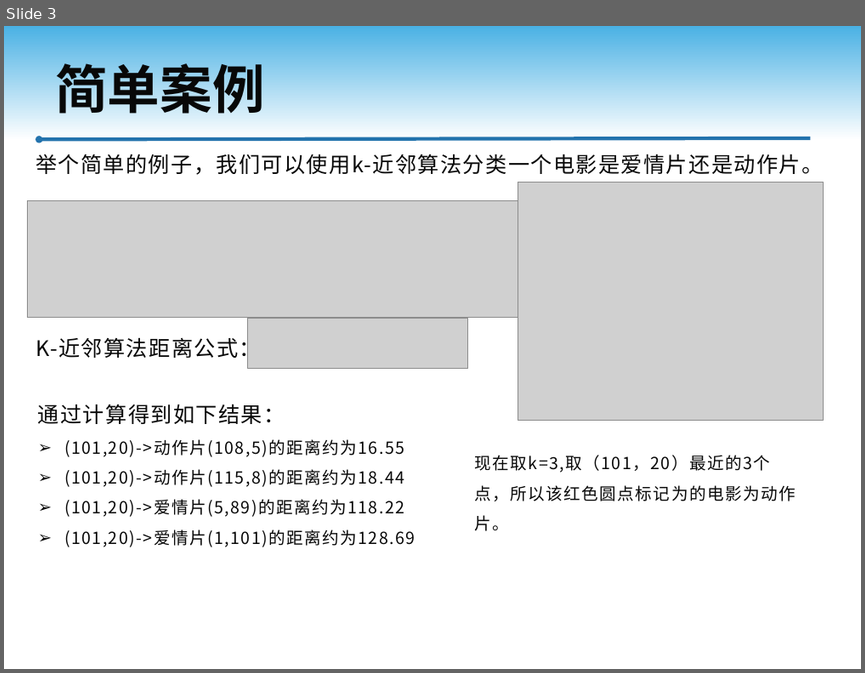
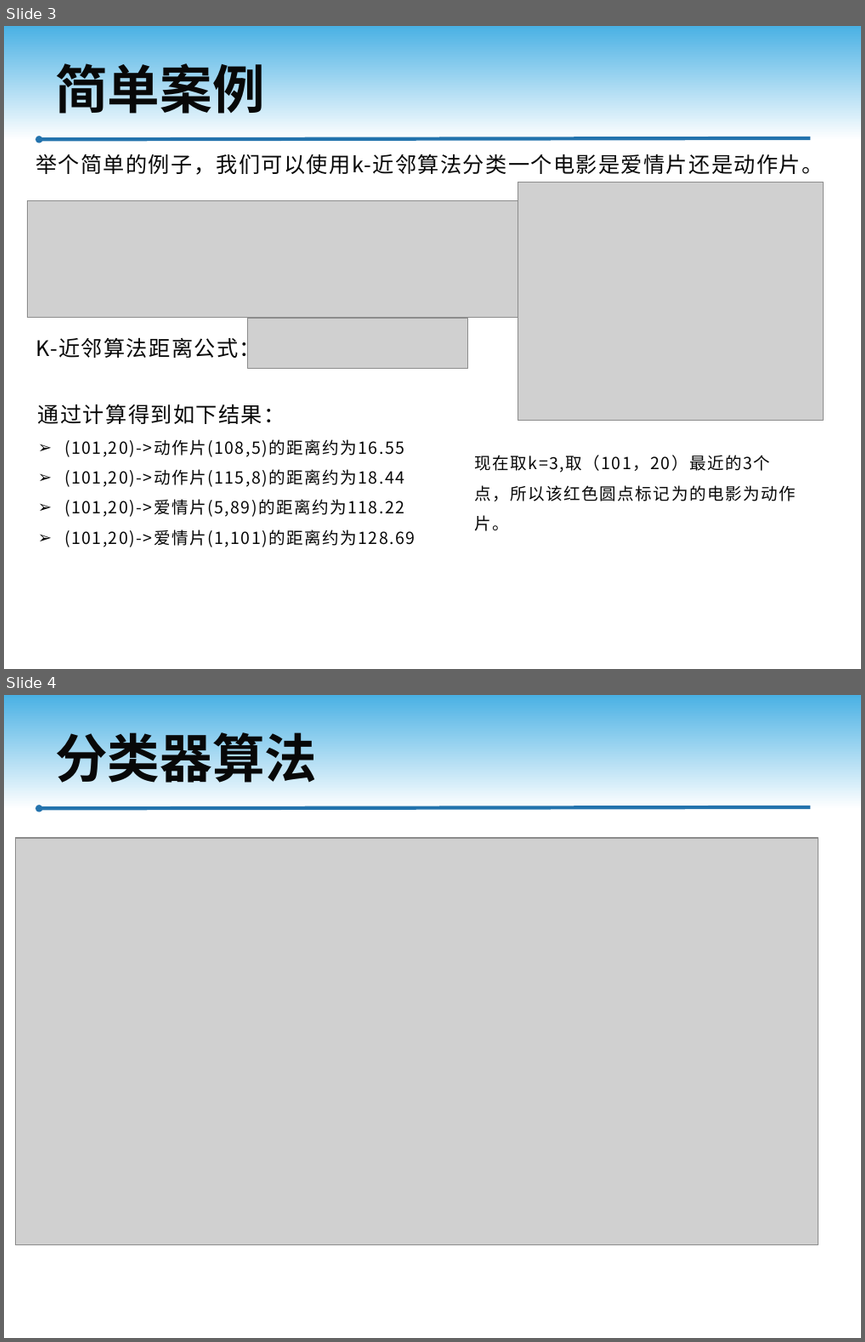
Before and after one commit to RingoTangs/machine-learning, a slide deck: KNN/KNN.pptx. Shown one above the other, each under a label of ours: slide 3 before the commit, slides 3 and 4 after it. The pictures are 865x673 and 865x1342 pixels, drawn with LibreOffice and Linux fonts; fonts in the diff are those of the drawing; grey boxes stand for pictures; background and template pictures are left out. Boxes give left, top, right and bottom in pixels: in the first picture for what was removed or moved away, otherwise in the second. Text is boxed around its words. In the diff, an @@ line names an element or a change of style, - is before the commit and + after.

```diff
--- a/KNN/KNN.pptx
+++ b/KNN/KNN.pptx
@@ slide 4 added at (4, 695, 861, 1338), background #FFFFFF; not listed: 2 template elements that a slide beside it also shows @@
@@ title added at (55, 732, 317, 791), 44 pt, text #080808, bold @@
+分类器算法
@@ picture added at (16, 838, 818, 1245) @@
```
Also in this commit, not shown: 1 slide changed, 1 other slide added, 2 other files.
